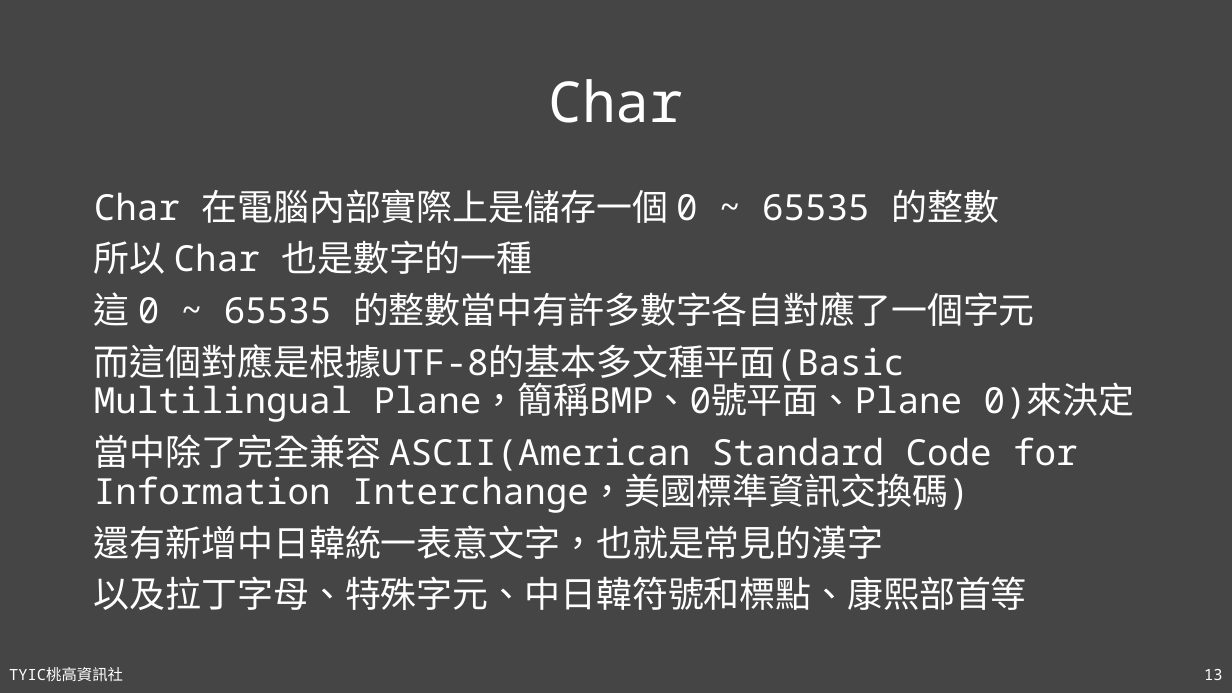
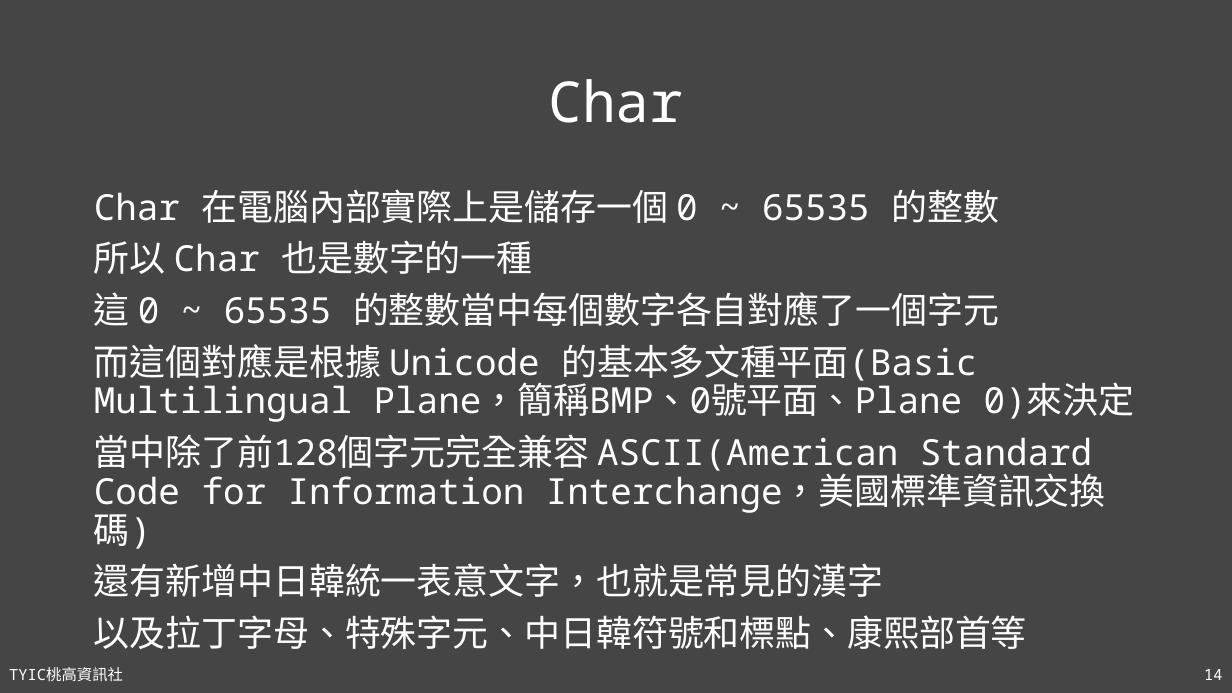
Before and after one commit to TYSHIC/slides, a slide deck: slide 14 of powerpoint/04_初探Java.pptx (slide 13 before the commit). Drawn at 1232x693 pixels with LibreOffice and Linux fonts; fonts in the diff are those of the drawing. Boxes give left, top, right and bottom in pixels: in the first picture for what was removed or moved away, otherwise in the second. Text is boxed around its words. In the diff, an @@ line names an element or a change of style, - is before the commit and + after.

```diff
--- a/powerpoint/04_初探Java.pptx
+++ b/powerpoint/04_初探Java.pptx
@@ text at (x1=94, y1=292, x2=1135, y2=549): text changed @@
-這 0 ~ 65535 的整數當中有許多數字各自對應了一個字元
-而這個對應是根據UTF-8的基本多文種平面(Basic Multilingual Plane，簡稱BMP、0號平面、Plane 0)來決定
-當中除了完全兼容 ASCII(American Standard Code for Information Interchange，美國標準資訊交換碼)
+這 0 ~ 65535 的整數當中每個數字各自對應了一個字元
+而這個對應是根據 Unicode 的基本多文種平面(Basic Multilingual Plane，簡稱BMP、0號平面、Plane 0)來決定
+當中除了前128個字元完全兼容 ASCII(American Standard Code for Information Interchange，美國標準資訊交換碼)
@@ page number at (x1=1204, y1=669, x2=1222, y2=680): text changed @@
-13
+14
```
Also in this commit, not shown: 9 other slides changed, 2 slides added, 1 slide removed, 1 other file.
